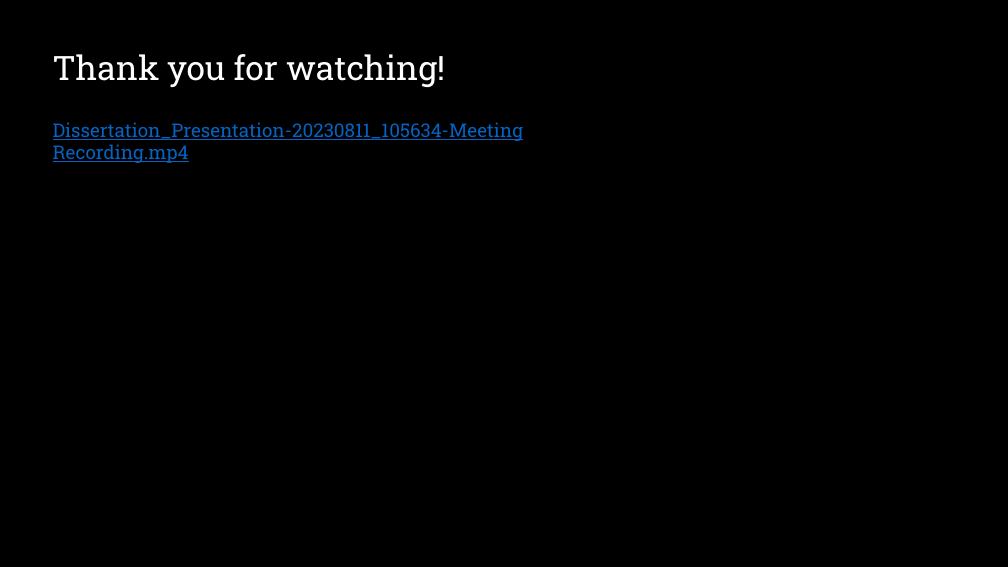
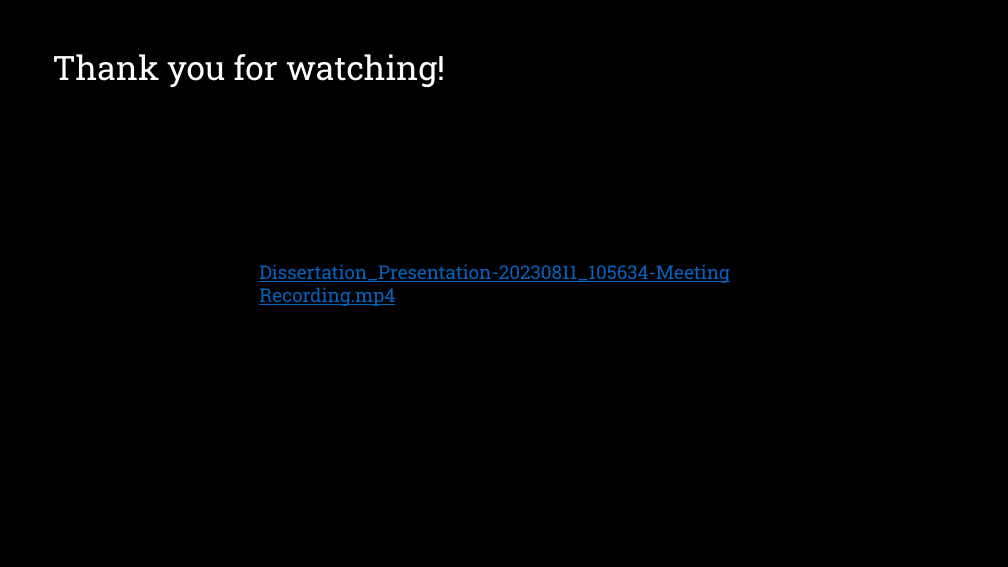
Before and after one commit to sourasen1011/UoE_Research_Project_2023, a slide deck: slide 15 of presentations/powerpoint_presentation/my_presentation.pptx. Drawn at 1008x567 pixels with LibreOffice and Linux fonts; fonts in the diff are those of the drawing. Boxes give left, top, right and bottom in pixels: in the first picture for what was removed or moved away, otherwise in the second. Text is boxed around its words. In the diff, an @@ line names an element or a change of style, - is before the commit and + after.

```diff
--- a/presentations/powerpoint_presentation/my_presentation.pptx
+++ b/presentations/powerpoint_presentation/my_presentation.pptx
@@ text "Dissertation_Presentation-20230811_105634-Meeting Recording. ...": place and size @@
-text "Dissertation_Presentation-20230811_105634-Meeting Recording. ..." at box(53, 122, 523, 163)
+text "Dissertation_Presentation-20230811_105634-Meeting Recording. ..." at box(259, 264, 729, 306)
```
Also in this commit, not shown: 1 other file.
